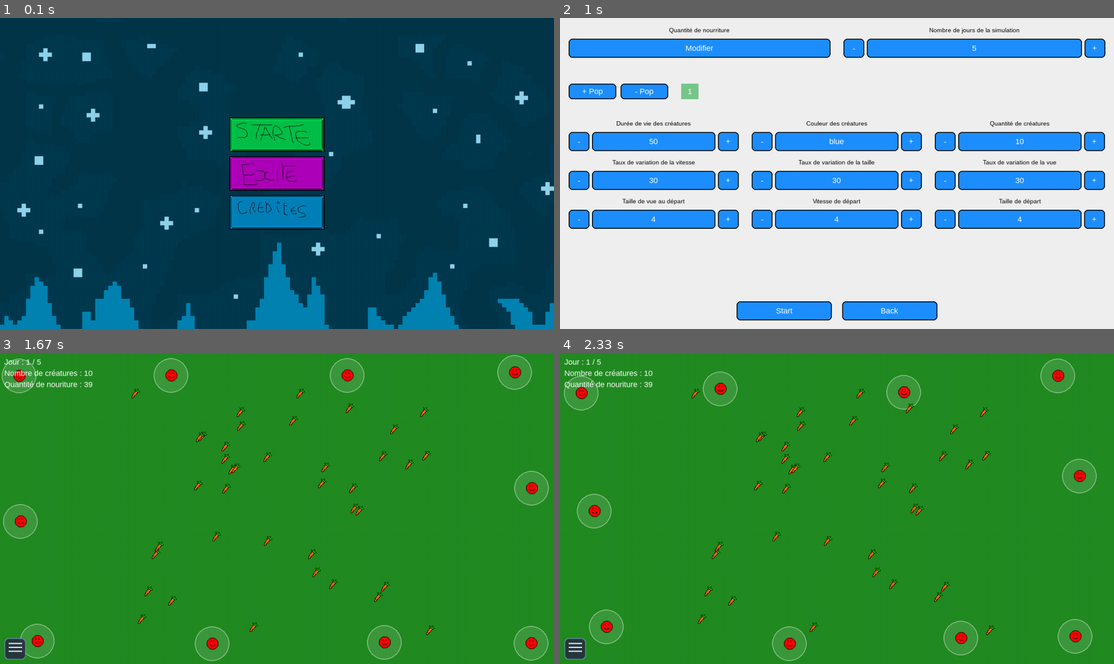
Above: before the commit, frames 1-4 (two rows, left to right).
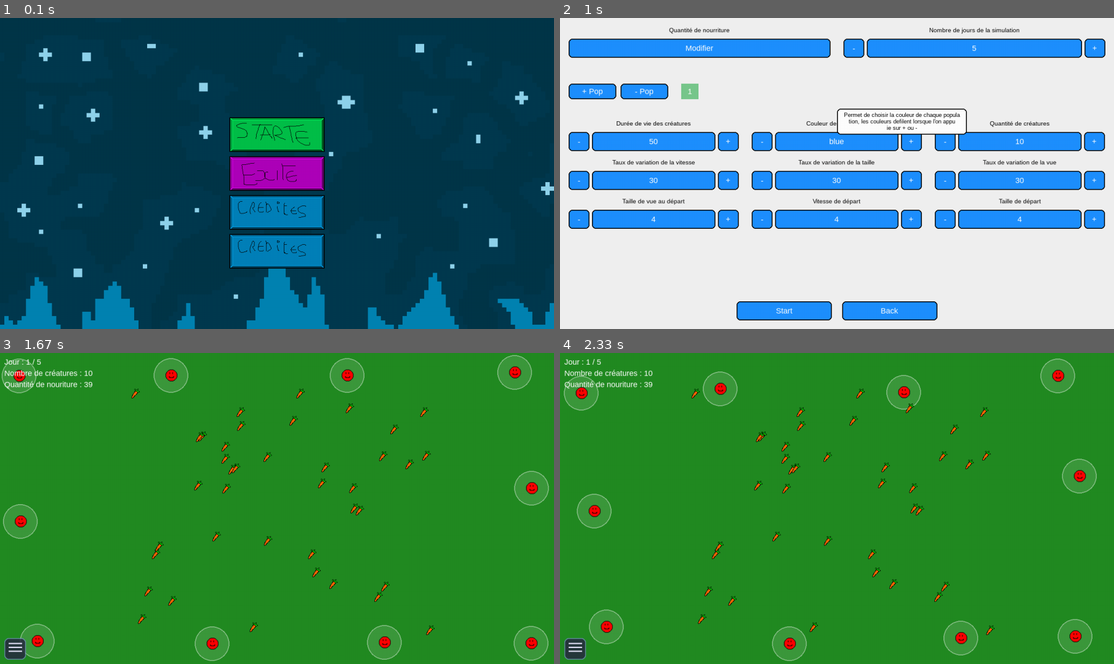
Above: after the commit, the same moments.

Repository: X47C/Trophees-NSI
Game: pygame game, started from main.py
Two runs of this game, one before a commit and one after it. Both use one fixed random seed, a clock stepped at 60 frames per second and the inputs below.
Inputs (mouse positions are in pixels of both pictures, inside the frame that each line leads up to):
- Up to frame 1 (0.1 s): no input
- Up to frame 2 (1 s): click (837, 133) at 0.93 s
- Up to frame 3 (1.67 s): click "Start" at 1.48 s
- Up to frame 4 (2.33 s): press the mouse at (576, 648) at 1.8 s; move the mouse to (742, 558) at 1.9 s; release the mouse at (909, 468) at 2.03 s; press the mouse at (576, 648) at 2.13 s; move the mouse to (709, 636) at 2.23 s

The runs differ from the first frame. In frame 1, 1.7% of the frame differs, in the area x 41-59%, y 69-81%; in frame 2, 0.7%; in frame 3, nothing differs; in frame 4, nothing differs.

Commit message:
Rajout du code manquant

Diff:
--- a/Pygame/pygame.py
+++ b/Pygame/pygame.py
@@ -26,6 +26,8 @@
         self.Button_Start = Button(Rect(self.width // 2 - 110, self.height // 2 - 130, 220, 80),'', self.screen)
         self.Button_credits = Button(Rect(self.width // 2 - 110, self.height // 2 + 50, 220, 80),'', self.screen)
         self.Button_credits_exit = Button(Rect(self.width // 2 - 65, self.height // 2 + 130, 130, 50),'Back', self.screen)
+        self.Button_tutorial = Button(Rect(self.width // 2 - 110, self.height // 2 + 140, 220, 80),'', self.screen)
+        self.Button_tutorial_pass = Button(Rect(self.width // 2 - 65, self.height // 2 + 50, 130, 50),'', self.screen)
 
         self.bg_asset = pg.image.load('assets/before-game-background.png')
 
@@ -40,6 +42,8 @@
         self.Button_exit.draw(self.screen, self.Button_font, 'assets/button-exit.png')
         self.Button_Start.draw(self.screen, self.Button_font, 'assets/button-start.png')
         self.Button_credits.draw(self.screen, self.Button_font, 'assets/button-credits.png')
+        self.Button_tutorial.draw(self.screen, self.Button_font, 'assets/button-credits.png') #pour tester parce que j'ai pas d'image pour le bouton
+        #self.Button_tutorial.draw(self.screen, self.Button_font, 'assets/button-tutorial.png') #pour quand il y aura une image
 
     def handle_event(self, event):
         """
@@ -54,6 +58,16 @@
                     return 'credits'
                 if self.Button_credits_exit.rect.collidepoint(event.pos):
                     return 'home'
+                #if self.Button_tutorial.rect.collidepoint(event.pos):
+                    #return 'tutorial'
+
+
+    def tutorial(self):
+        """
+        """
+        self.Button_tutorial_pass.draw(self.screen, self.Button_font)
+        pass
+
 
     def credits(self):
         """
@@ -311,6 +325,12 @@
 
         #description des boutons ( a la fin pour que ça soit au dessus de tout)
         settings.editable_butons['food_qtt'].description()
+        self.btn_add_pop.description()
+        self.btn_rem_pop.description()
+        for key, c in self.pop_controls.items():
+            c['value'].description()   # Description du champ de valeur
+        self.btn_start.description()
+        self.btn_back.description()
 
 
     def handle_event(self, event):
